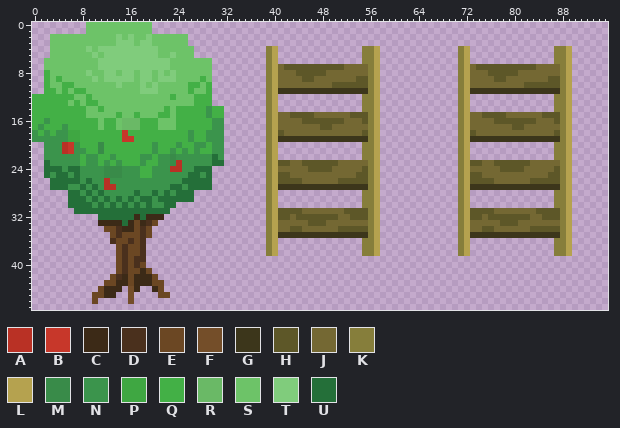
Edited in one commit: sprite sheet (server/public/assets/game/tilesets/3x2.png). The first picture shows the starting point.
The file is 96x48 pixels. Colours within 5 levels of each other are drawn and written as one.
Palette (. is transparent): A #b93125  B #c7372a  C #3c2a17  D #4a301d  E #6b4723  F #744e29  G #3c361b  H #5d5728  J #746833  K #867e3b  L #b5a24f  M #398b49  N #3b944c  P #3fa742  Q #43b046  R #6ab966  S #6dc368  T #80cc7c  U #246f39
Pixels before (only the part around the change), first column x 29:
 0 ...................................................................
 1 ...................................................................
 2 ...................................................................
 3 ...................................................................
 4 ..........KL..............KKL.............KL..............KKL......
 5 ..........KL..............KKL.............KL..............KKL......
 6 S.........KL..............KKL.............KL..............KKL......
 7 S.........KLJHHHHHHHHHHJJJJKL.............KLJHHHHHHHHHHJJJJKL......
 8 S.........KLJJJHHHHHJJJJJJJKL.............KLJJJHHHHHJJJJJJJKL......
 9 S.........KLJJJJHHJJJJJJJHHKL.............KLJJJJHHJJJJJJJHHKL......
10 Q.........KLJJJJJJJJJHHHHHHKL.............KLJJJJJJJJJHHHHHHKL......
11 Q.........KLGGGGGGGGGGGGGGGKL.............KLGGGGGGGGGGGGGGGKL......
12 Q.........KL..............KKL.............KL..............KKL......
13 Q.........KL..............KKL.............KL..............KKL......
14 NQQ.......KL..............KKL.............KL..............KKL......
15 NQQ.......KLJJHHHHJJJJJJHHHKL.............KLJJHHHHJJJJJJHHHKL......
16 QNN.......KLJJJJHHHHHHHJJJHKL.............KLJJJJHHHHHHHJJJHKL......
17 QNN.......KLJJJJJJJHHJJJJJJKL.............KLJJJJJJJHHJJJJJJKL......
18 NNN.......KLHJJJJJJJJJJJJJHKL.............KLHJJJJJJJJJJJJJHKL......
19 NNN.......KLGGGGGGGGGGGGGGGKL.............KLGGGGGGGGGGGGGGGKL......
20 QNN.......KL..............KKL.............KL..............KKL......
21 QNN.......KL..............KKL.............KL..............KKL......
22 NUN.......KL..............KKL.............KL..............KKL......
23 NUU.......KLHHJJHHHHHHJJJJJKL.............KLHHJJHHHHHHJJJJJKL......
24 U.........KLJJJJJHHHHJJJJJHKL.............KLJJJJJHHHHJJJJJHKL......
25 U.........KLHHJJJJJJJJJJJHHKL.............KLHHJJJJJJJJJJJHHKL......
26 U.........KLHHHHJJJJJJHHHHHKL.............KLHHHHJJJJJJHHHHHKL......
27 U.........KLGGGGGGGGGGGGGGGKL.............KLGGGGGGGGGGGGGGGKL......
28 ..........KL..............KKL.............KL..............KKL......
29 ..........KL..............KKL.............KL..............KKL......
30 ..........KL..............KKL.............KL..............KKL......
31 ..........KLHHHHJJJJJJJHHHHKL.............KLHHHHJJJJJJJHHHHKL......
32 ..........KLHHJHHHHHHHJJHHHKL.............KLHHJHHHHHHHJJHHHKL......
33 ..........KLJJJJJHHHJJJJJJJKL.............KLJJJJJHHHJJJJJJJKL......
34 ..........KLJJHHJJJJJJHHHHHKL.............KLJJHHJJJJJJHHHHHKL......
35 ..........KLGGGGGGGGGGGGGGGKL.............KLGGGGGGGGGGGGGGGKL......
36 ..........KL..............KKL.............KL..............KKL......
37 ..........KL..............KKL.............KL..............KKL......
38 ..........KL..............KKL.............KL..............KKL......
39 ...................................................................
40 ...................................................................
41 ...................................................................
42 ...................................................................
43 ...................................................................
44 ...................................................................
45 ...................................................................
New version:
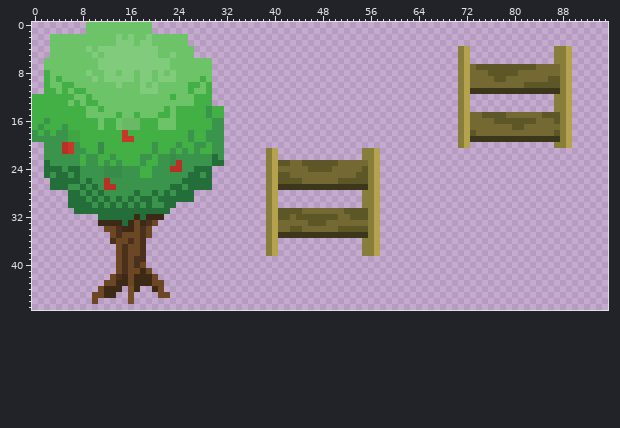
What changed:
{"y":4,"x":39,"old":"KL","new":".."}
{"y":4,"x":55,"old":"KKL","new":"..."}
{"y":5,"x":39,"old":"KL","new":".."}
{"y":5,"x":55,"old":"KKL","new":"..."}
{"y":6,"x":39,"old":"KL","new":".."}
{"y":6,"x":55,"old":"KKL","new":"..."}
{"y":7,"x":39,"old":"KLJHHHHHHHHHHJJJJKL","new":"..................."}
{"y":8,"x":39,"old":"KLJJJHHHHHJJJJJJJKL","new":"..................."}
{"y":9,"x":39,"old":"KLJJJJHHJJJJJJJHHKL","new":"..................."}
{"y":10,"x":39,"old":"KLJJJJJJJJJHHHHHHKL","new":"..................."}
{"y":11,"x":39,"old":"KLGGGGGGGGGGGGGGGKL","new":"..................."}
{"y":12,"x":39,"old":"KL","new":".."}
{"y":12,"x":55,"old":"KKL","new":"..."}
{"y":13,"x":39,"old":"KL","new":".."}
{"y":13,"x":55,"old":"KKL","new":"..."}
{"y":14,"x":39,"old":"KL","new":".."}
{"y":14,"x":55,"old":"KKL","new":"..."}
{"y":15,"x":39,"old":"KLJJHHHHJJJJJJHHHKL","new":"..................."}
{"y":16,"x":39,"old":"KLJJJJHHHHHHHJJJHKL","new":"..................."}
{"y":17,"x":39,"old":"KLJJJJJJJHHJJJJJJKL","new":"..................."}
{"y":18,"x":39,"old":"KLHJJJJJJJJJJJJJHKL","new":"..................."}
{"y":19,"x":39,"old":"KLGGGGGGGGGGGGGGGKL","new":"..................."}
{"y":20,"x":39,"old":"KL","new":".."}
{"y":20,"x":55,"old":"KKL","new":"..."}
{"y":21,"x":71,"old":"KL","new":".."}
{"y":21,"x":87,"old":"KKL","new":"..."}
{"y":22,"x":71,"old":"KL","new":".."}
{"y":22,"x":87,"old":"KKL","new":"..."}
{"y":23,"x":71,"old":"KLHHJJHHHHHHJJJJJKL","new":"..................."}
{"y":24,"x":71,"old":"KLJJJJJHHHHJJJJJHKL","new":"..................."}
{"y":25,"x":71,"old":"KLHHJJJJJJJJJJJHHKL","new":"..................."}
{"y":26,"x":71,"old":"KLHHHHJJJJJJHHHHHKL","new":"..................."}
{"y":27,"x":71,"old":"KLGGGGGGGGGGGGGGGKL","new":"..................."}
{"y":28,"x":71,"old":"KL","new":".."}
{"y":28,"x":87,"old":"KKL","new":"..."}
{"y":29,"x":71,"old":"KL","new":".."}
{"y":29,"x":87,"old":"KKL","new":"..."}
{"y":30,"x":71,"old":"KL","new":".."}
{"y":30,"x":87,"old":"KKL","new":"..."}
{"y":31,"x":71,"old":"KLHHHHJJJJJJJHHHHKL","new":"..................."}
{"y":32,"x":71,"old":"KLHHJHHHHHHHJJHHHKL","new":"..................."}
{"y":33,"x":71,"old":"KLJJJJJHHHJJJJJJJKL","new":"..................."}
{"y":34,"x":71,"old":"KLJJHHJJJJJJHHHHHKL","new":"..................."}
{"y":35,"x":71,"old":"KLGGGGGGGGGGGGGGGKL","new":"..................."}
{"y":36,"x":71,"old":"KL","new":".."}
{"y":36,"x":87,"old":"KKL","new":"..."}
{"y":37,"x":71,"old":"KL","new":".."}
{"y":37,"x":87,"old":"KKL","new":"..."}
{"y":38,"x":71,"old":"KL","new":".."}
{"y":38,"x":87,"old":"KKL","new":"..."}
